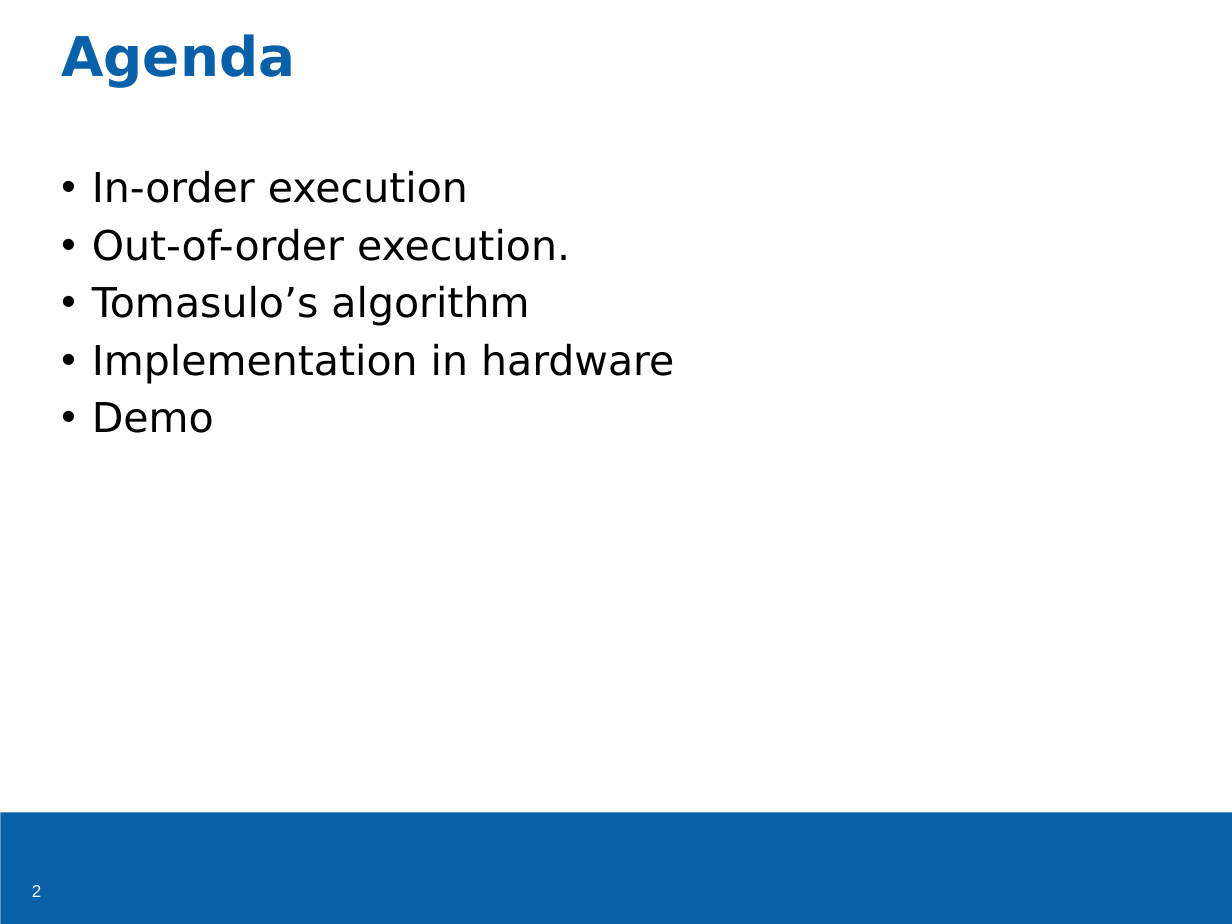
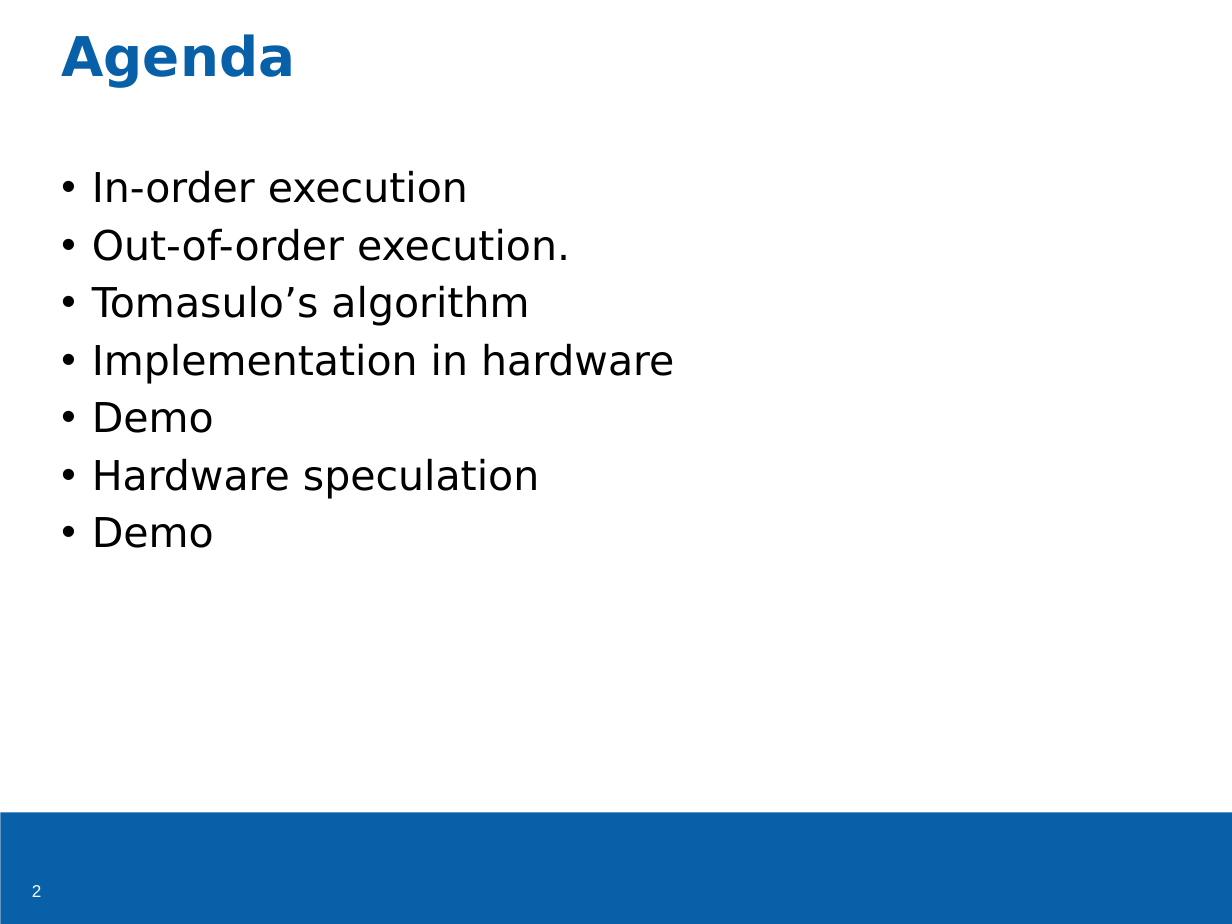
Before and after one commit to MIPT-ILab/MDSP, a slide deck: slide 2 of foils/arch/DynamicScheduling.pptx. Drawn at 1232x924 pixels with LibreOffice and Linux fonts; fonts in the diff are those of the drawing; background and template pictures are left out. Boxes give left, top, right and bottom in pixels: in the first picture for what was removed or moved away, otherwise in the second. Text is boxed around its words. In the diff, an @@ line names an element or a change of style, - is before the commit and + after.

```diff
--- a/foils/arch/DynamicScheduling.pptx
+++ b/foils/arch/DynamicScheduling.pptx
@@ text at (x1=92, y1=458, x2=539, y2=548): paragraphs added @@
+• Hardware speculation
+• Demo
```
Also in this commit, not shown: 3 slides added.
